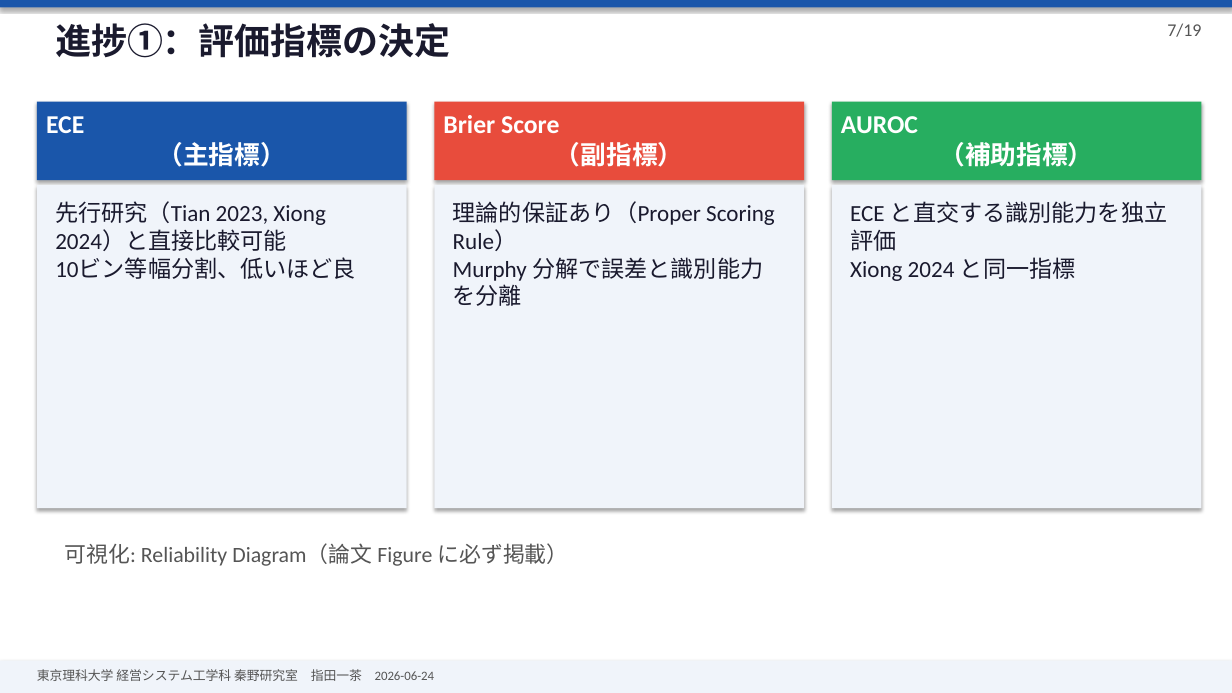
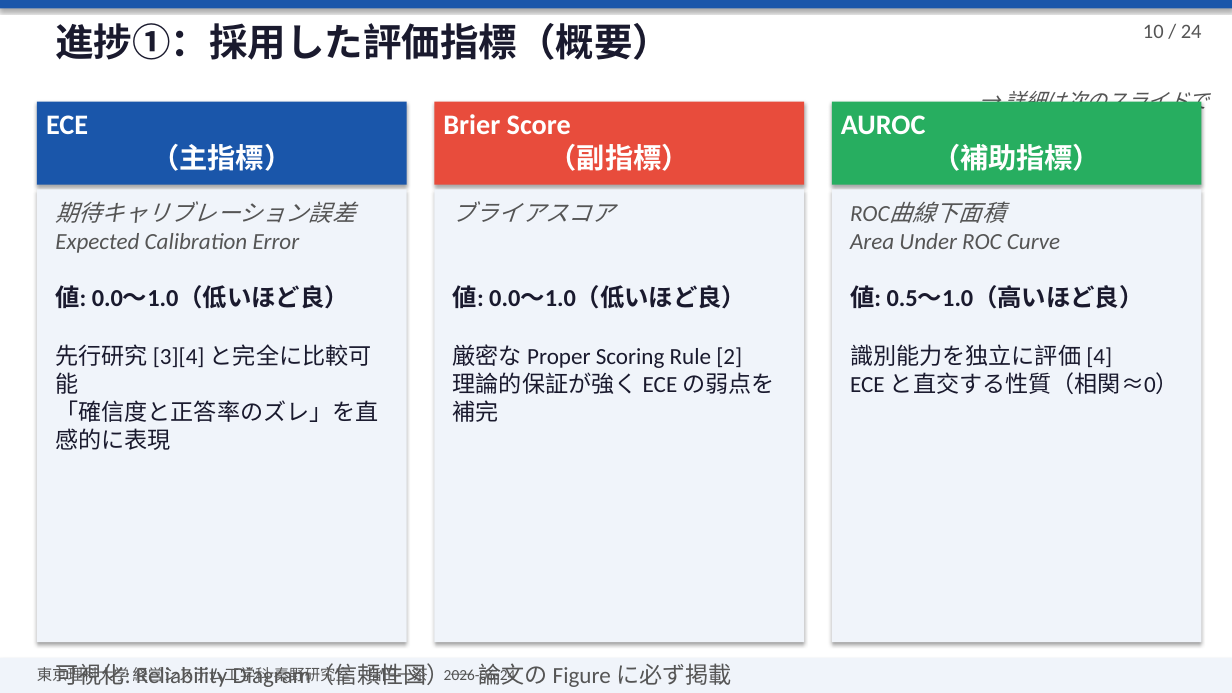
Before and after one commit to issa311sas-hub/test, a slide deck: slide 10 of research/presentations/2026-06-24-seminar-slides.pptx (slide 7 before the commit). Drawn at 1232x693 pixels with LibreOffice and Linux fonts; fonts in the diff are those of the drawing. Boxes give left, top, right and bottom in pixels: in the first picture for what was removed or moved away, otherwise in the second. Text is boxed around its words. In the diff, an @@ line names an element or a change of style, - is before the commit and + after.

```diff
--- a/research/presentations/2026-06-24-seminar-slides.pptx
+++ b/research/presentations/2026-06-24-seminar-slides.pptx
@@ text at (55, 23, 671, 60): text changed; size 28 to 30 pt @@
-進捗①：評価指標の決定
+進捗①：採用した評価指標（概要）
@@ text added at (1143, 24, 1202, 38), 16 pt, text #555555 @@
+10 / 24
@@ text removed at (1167, 23, 1201, 37) @@
-7/19
@@ text added at (1005, 86, 1210, 113), 16 pt, text #555555, italic @@
+→ 詳細は次のスライドで説明
@@ rectangle: place and size @@
-rectangle at (37, 102, 407, 180)
+rectangle at (37, 102, 407, 185)
@@ rectangle: place and size @@
-rectangle at (434, 102, 804, 180)
+rectangle at (434, 102, 804, 185)
@@ size 20 to 22 pt in 3 elements at (46, 115, 292, 171), (443, 114, 690, 171), (841, 115, 1101, 171) @@
@@ rectangle: place and size @@
-rectangle at (832, 102, 1202, 180)
+rectangle at (832, 102, 1202, 185)
@@ rectangle: place and size @@
-rectangle at (37, 185, 407, 508)
+rectangle at (37, 189, 407, 642)
@@ text removed at (55, 201, 356, 279) @@
-先行研究（Tian 2023, Xiong 2024）と直接比較可能
-10ビン等幅分割、低いほど良
@@ text added at (55, 201, 355, 253), 18 pt, text #555555, italic @@
+期待キャリブレーション誤差
+Expected Calibration Error
@@ rectangle: place and size @@
-rectangle at (434, 185, 804, 508)
+rectangle at (434, 189, 804, 642)
@@ text removed at (453, 201, 775, 306) @@
-理論的保証あり（Proper Scoring Rule）
-Murphy 分解で誤差と識別能力を分離
@@ text added at (453, 201, 615, 222), 18 pt, text #555555, italic @@
+ブライアスコア
@@ rectangle: place and size @@
-rectangle at (832, 185, 1202, 508)
+rectangle at (832, 189, 1202, 642)
@@ text added at (850, 233, 1060, 249), 18 pt, text #555555, italic @@
+ROC曲線下面積
+Area Under ROC Curve
@@ text added at (55, 285, 349, 309), 19 pt, text #1A1A2E, bold @@
+値: 0.0〜1.0（低いほど良）
@@ text added at (453, 285, 746, 309), 19 pt, text #1A1A2E, bold @@
+値: 0.0〜1.0（低いほど良）
@@ text added at (850, 285, 1144, 309), 19 pt, text #1A1A2E, bold @@
+値: 0.5〜1.0（高いほど良）
@@ text added at (55, 344, 378, 450), 18 pt, text #1A1A2E @@
+先行研究 [3][4] と完全に比較可能
+「確信度と正答率のズレ」を直感的に表現
@@ text added at (453, 344, 775, 422), 18 pt, text #1A1A2E @@
+厳密な Proper Scoring Rule [2]
+理論的保証が強く ECE の弱点を補完
@@ text at (850, 344, 1179, 394): text changed @@
-ECE と直交する識別能力を独立評価
-Xiong 2024 と同一指標
+識別能力を独立に評価 [4]
+ECE と直交する性質（相関≈0）
@@ text "東京理科大学 経営システム工学科 秦野研究室 指田一茶 2026-06-24" at (37, 665, 516, 685): size 10 to 12 pt @@
@@ text at (55, 663, 732, 687): text changed; size 17 to 18 pt @@
-可視化: Reliability Diagram（論文 Figure に必ず掲載）
+可視化: Reliability Diagram（信頼性図）— 論文の Figure に必ず掲載
```
Also in this commit, not shown: 13 other slides changed, 10 slides added, 5 slides removed, 1 other file.
